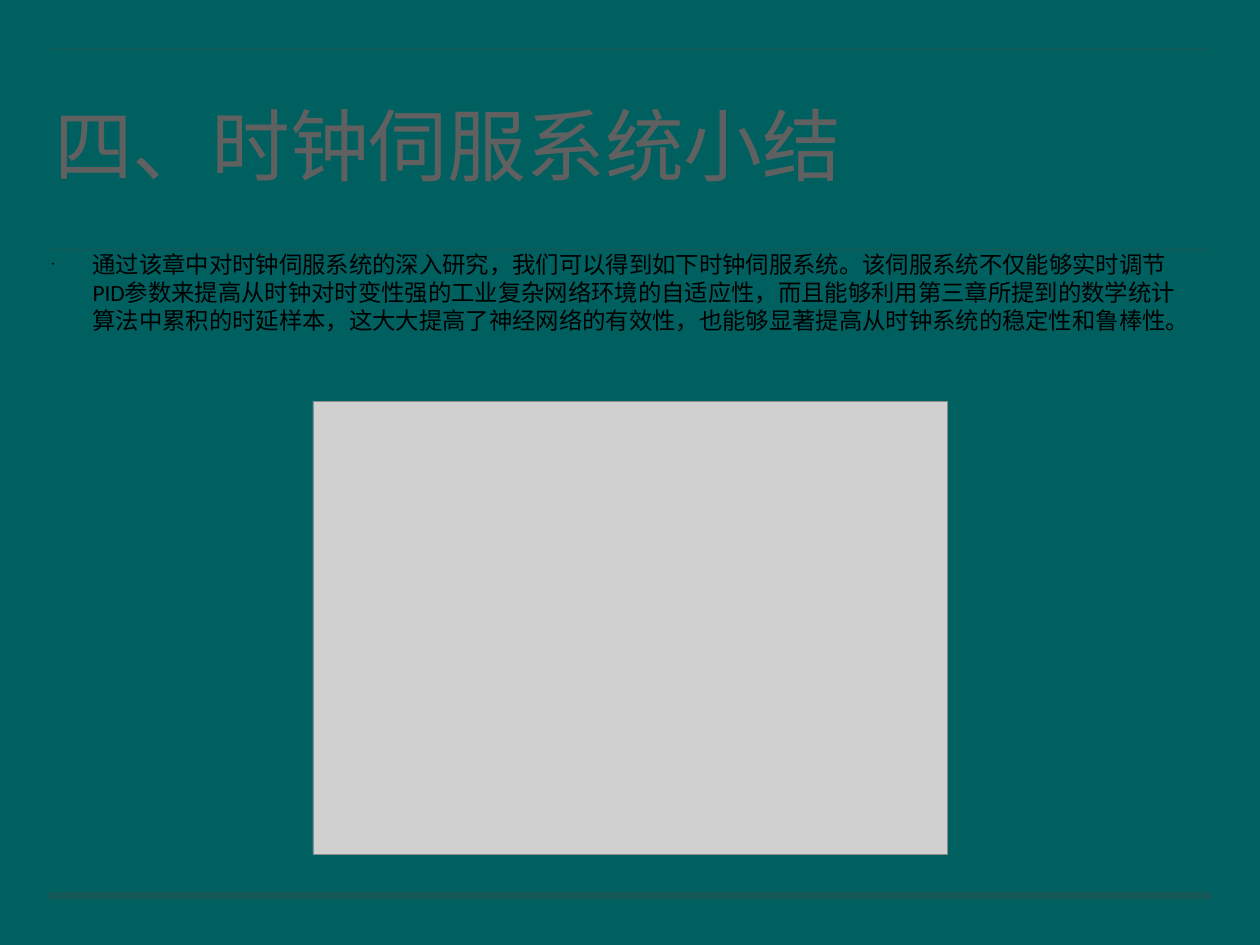
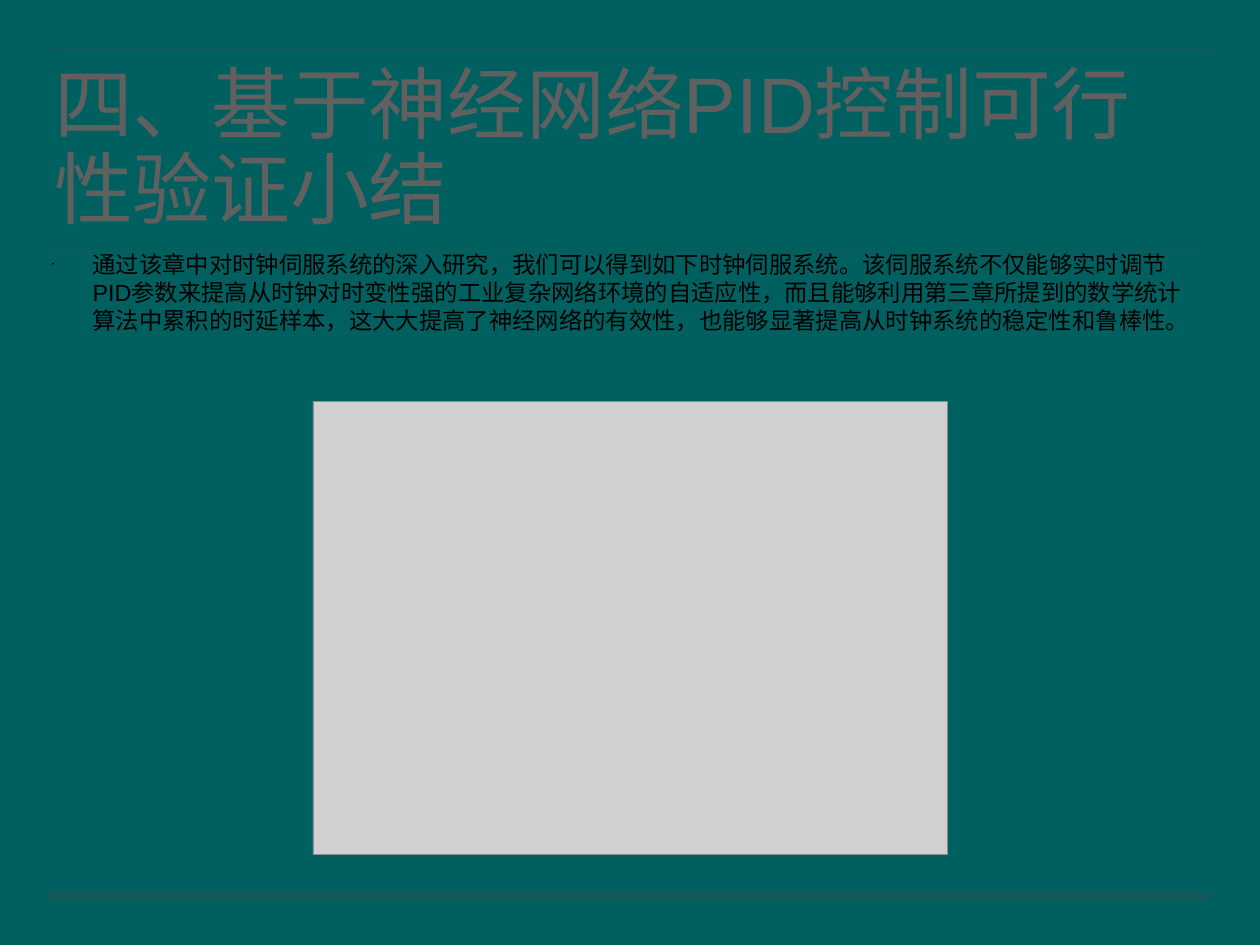
Before and after one commit to leochu1991/SJTUThesis, a slide deck: slide 42 of 答辩汇报/答辩汇报——尹捷.pptx. Drawn at 1260x945 pixels with LibreOffice and Linux fonts; fonts in the diff are those of the drawing; grey boxes stand for pictures; background and template pictures are left out. Boxes give left, top, right and bottom in pixels: in the first picture for what was removed or moved away, otherwise in the second. Text is boxed around its words. In the diff, an @@ line names an element or a change of style, - is before the commit and + after.

```diff
--- a/答辩汇报/答辩汇报——尹捷.pptx
+++ b/答辩汇报/答辩汇报——尹捷.pptx
@@ title at (50,58,1211,242): text changed; font Calibri to Arial @@
-四、时钟伺服系统小结
+四、基于神经网络PID控制可行性验证小结
@@ text "通过该章中对时钟伺服系统的深入研究，我们可以得到如下时钟伺服系统。该伺服系统不仅能够实时调节PID参数来提高从时钟对时变 ..." at (93,253,1190,331): font Calibri to Arial @@
```
Also in this commit, not shown: 52 other slides changed, 35 other files.
